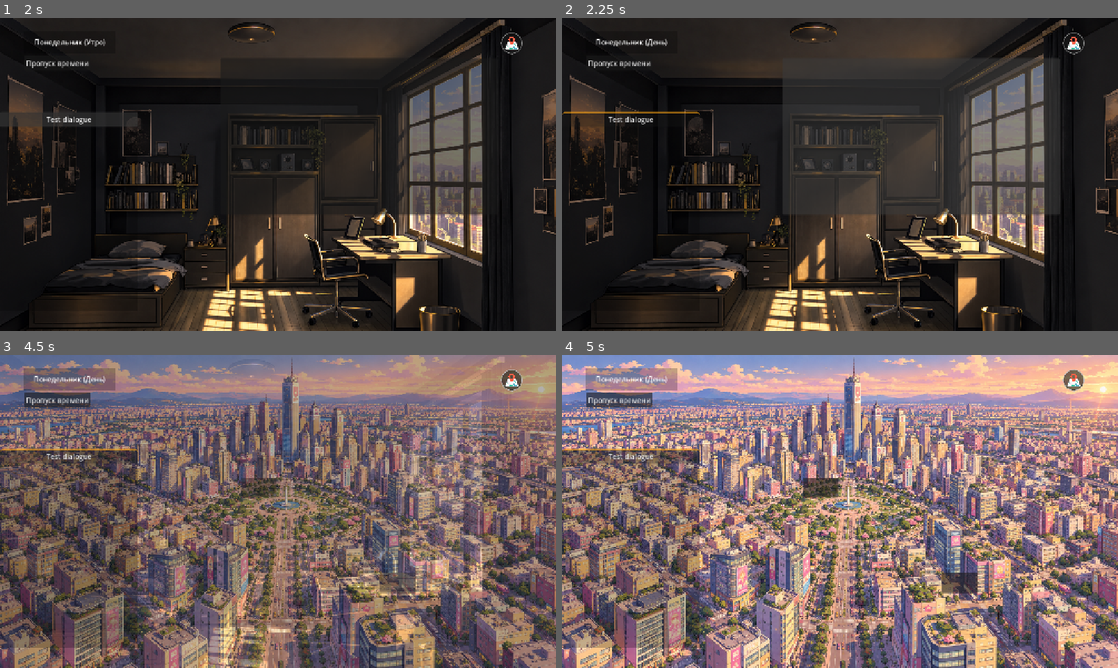
Above: before the commit, frames 1-4 (two rows, left to right).
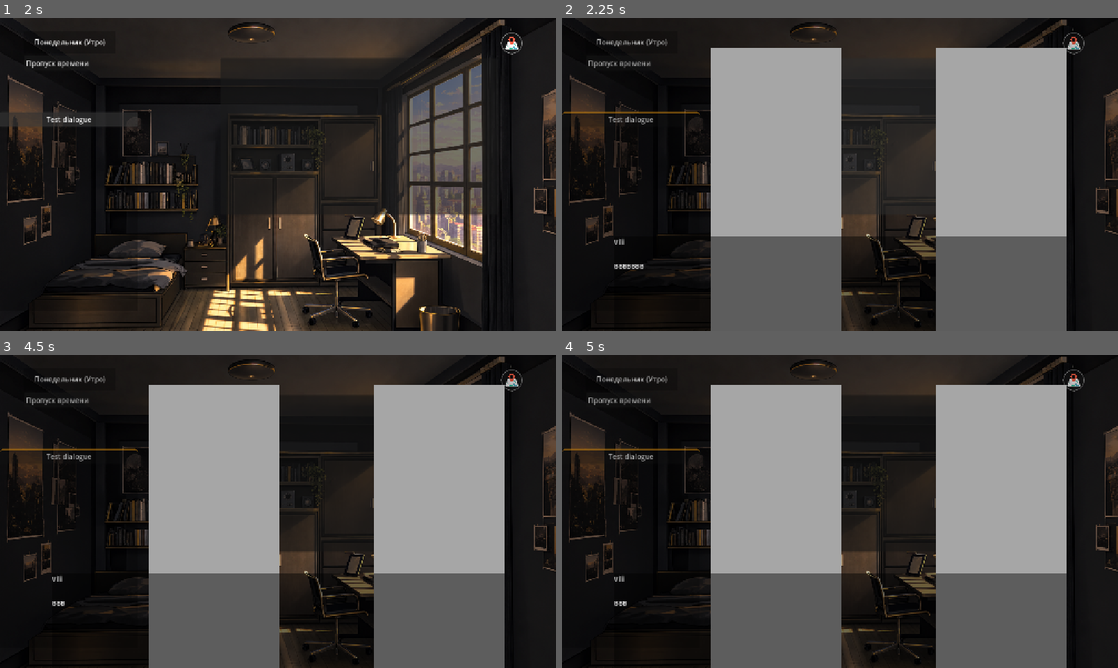
Above: after the commit, the same moments.

Repository: GoodGoos/HeroTown
Game: Godot game, scene res://scenes/main_menu.tscn
Two runs of this game, one before a commit and one after it. Both use one fixed random seed, a clock stepped at 60 frames per second and the inputs below.
Inputs (mouse positions are in pixels of both pictures, inside the frame that each line leads up to):
- Up to frame 1 (2 s): click "New Game" at 0.5 s; click "Test dialogue" at 1.25 s
- Up to frame 2 (2.25 s): click (923, 136) at 2 s
- Up to frame 3 (4.5 s): click (278, 511) at 2.77 s; click (278, 511) at 3.52 s; click (511, 380) at 4.25 s
- Up to frame 4 (5 s): no input

Frame 1 is identical in both runs. In frame 2, 48% of the frame differs, in the area x 0-100%, y 0-100%; in frame 3, 96%; in frame 4, 97%.

Commit message:
Bug fixes 1,1. An initial version of the dialogues and their parsing has been added.

Diff:
--- a/project.godot
+++ b/project.godot
@@ -27,6 +27,7 @@
 TriggerManager="*uid://corr0t14qrbsp"
 TriggerRegistry="*uid://jr12n43nx63t"
 DialogueRegistry="*uid://b0gxdryo0kwg8"
+DialogueUI="*uid://7gojevkj5gcv"
 
 [display]
 
--- a/scenes/dialogue_ui.tscn
+++ b/scenes/dialogue_ui.tscn
@@ -39,25 +39,29 @@
 corner_radius_bottom_left = 3
 corner_detail = 5
 
-[node name="DialogueUi" type="Control" unique_id=661653825]
+[node name="DialogueUi" type="CanvasLayer" unique_id=1352935379]
+layer = 20
+script = ExtResource("1_dwk8m")
+
+[node name="Root" type="Control" parent="." unique_id=753431031]
+visible = false
 layout_mode = 3
 anchors_preset = 15
 anchor_right = 1.0
 anchor_bottom = 1.0
 grow_horizontal = 2
 grow_vertical = 2
-script = ExtResource("1_dwk8m")
 
-[node name="Background" type="ColorRect" parent="." unique_id=1912227814]
+[node name="Background" type="ColorRect" parent="Root" unique_id=1912227814]
 layout_mode = 1
 anchors_preset = 15
 anchor_right = 1.0
 anchor_bottom = 1.0
 grow_horizontal = 2
 grow_vertical = 2
-color = Color(0, 0, 0, 0.2)
+color = Color(0, 0, 0, 0.2509804)
 
-[node name="Characters" type="Control" parent="." unique_id=659923818]
+[node name="Characters" type="Control" parent="Root" unique_id=659923818]
 layout_mode = 1
 anchors_preset = 7
 anchor_left = 0.5
@@ -71,7 +75,7 @@
 grow_vertical = 0
 script = ExtResource("2_6q285")
 
-[node name="DialoguePanel" type="ColorRect" parent="." unique_id=1335568400]
+[node name="DialoguePanel" type="ColorRect" parent="Root" unique_id=1335568400]
 layout_mode = 1
 anchors_preset = 7
 anchor_left = 0.5
@@ -85,12 +89,12 @@
 grow_vertical = 0
 color = Color(0, 0, 0, 0.43529412)
 
-[node name="SpeakerName" type="Label" parent="DialoguePanel" unique_id=1475852104]
+[node name="SpeakerName" type="Label" parent="Root/DialoguePanel" unique_id=1475852104]
 layout_mode = 0
 offset_right = 178.5
 offset_bottom = 54.0
 
-[node name="DialogueText" type="Label" parent="DialoguePanel" unique_id=1698894486]
+[node name="DialogueText" type="Label" parent="Root/DialoguePanel" unique_id=1698894486]
 layout_mode = 1
 anchors_preset = 12
 anchor_top = 1.0
@@ -100,7 +104,7 @@
 grow_horizontal = 2
 grow_vertical = 0
 
-[node name="ContinueButton" type="Button" parent="." unique_id=65650788]
+[node name="ContinueButton" type="Button" parent="Root" unique_id=65650788]
 layout_mode = 1
 anchors_preset = 15
 anchor_right = 1.0
--- a/scripts/context/game_context.gd
+++ b/scripts/context/game_context.gd
@@ -18,7 +18,7 @@
 var event_data: Dictionary = {}
 
 # UI диалогов, который может использовать действие.
-var dialogue_ui: Control = null
+var dialogue_ui = null
 
 func _init(
 	data: GameData,
--- a/scripts/dialogue/dialogue_parser_test.gd
+++ /dev/null
@@ -1,45 +0,0 @@
-extends Node
-
-
-var player: DialoguePlayer
-
-
-# func _ready() -> void:
-	var dialogue := DialogueRegistry.get_dialogue("first_meeting_airi")
-
-	if dialogue == null:
-		push_error("Диалог first_meeting_airi не найден.")
-		return
-
-	print("=== Dialogue Player Test ===")
-
-	player = DialoguePlayer.new()
-
-	player.line_started.connect(_on_line_started)
-	player.command_requested.connect(_on_command_requested)
-	player.dialogue_finished.connect(_on_dialogue_finished)
-
-	player.play(dialogue)
-
-func _on_line_started(line: DialogueLine) -> void:
-	print(
-		"LINE STARTED: ",
-		line.character_id,
-		" [",
-		line.presentation_id,
-		"] | ",
-		line.text
-	)
-
-
-func _on_command_requested(command: DialogueCommand) -> void:
-	print(
-		"COMMAND: ",
-		command.command,
-		" | ARGUMENTS: ",
-		command.arguments
-	)
-
-
-func _on_dialogue_finished() -> void:
-	print("DIALOGUE FINISHED")
--- a/scripts/dialogue_ui.gd
+++ b/scripts/dialogue_ui.gd
@@ -1,14 +1,15 @@
-extends Control
+extends CanvasLayer
 
 
 signal dialogue_finished()
 
 
-@onready var speaker_name: Label = $DialoguePanel/SpeakerName
-@onready var dialogue_text: Label = $DialoguePanel/DialogueText
-@onready var continue_button: Button = $ContinueButton
+@onready var speaker_name: Label = $Root/DialoguePanel/SpeakerName
+@onready var dialogue_text: Label = $Root/DialoguePanel/DialogueText
+@onready var continue_button: Button = $Root/ContinueButton
 
-@onready var character_layer: DialogueCharacterLayer = $Characters
+@onready var character_layer: DialogueCharacterLayer = $Root/Characters
+@onready var root: Control = $Root
 
 var player: DialoguePlayer = null
 
@@ -18,10 +19,10 @@
 	GameManager.game_loaded.connect(_on_game_loaded)
 
 	# Временный запуск для проверки DialogueUI.
-	var dialogue := DialogueRegistry.get_dialogue("first_meeting_airi")
+	#var dialogue := DialogueRegistry.get_dialogue("first_meeting_airi")
 
-	if dialogue != null:
-		start_dialogue(dialogue)
+	#if dialogue != null:
+	#	start_dialogue(dialogue)
 
 
 func start_dialogue(
@@ -50,7 +51,7 @@
 	player.dialogue_finished.connect(_on_dialogue_finished)
 
 
-	visible = true
+	root.visible = true
 	player.play(definition, start_index)
 	if restore_character_state:
 		restore_dialogue_character_state()
@@ -101,7 +102,7 @@
 
 func _on_dialogue_finished() -> void:
 	player = null
-	visible = false
+	root.visible = false
 
 	GameManager.data.active_dialogue_id = ""
 	GameManager.data.active_dialogue_index = 0
--- a/scripts/player_room.gd
+++ b/scripts/player_room.gd
@@ -1,8 +1,6 @@
 extends Control
 
 @onready var background: TextureRect = $TextureRect
-
-@onready var dialogue_ui: Control = $DialogueUI
 
 const DAY_TEXTURE = preload("res://assets/image/Background/player_room_v2_day.png")
 const NIGHT_TEXTURE = preload("res://assets/image/Background/player_room_v2_night.jpg")
@@ -45,4 +43,7 @@
 		trigger
 	)
 
+	# Передаём глобальный DialogueUI в контекст события.
+	context.dialogue_ui = DialogueUI
+
 	TriggerManager.try_execute(trigger, context)
--- a/scripts/resources/actions/dialogue_action.gd
+++ b/scripts/resources/actions/dialogue_action.gd
@@ -1,9 +1,7 @@
 class_name dialogue_action
 extends game_action
 
-
 @export var dialogue_id: String = ""
-
 
 func execute(context: game_context) -> bool:
 	if context == null or context.dialogue_ui == null:
--- a/scripts/resources/triggers/test_dialogue_chain.tres
+++ b/scripts/resources/triggers/test_dialogue_chain.tres
@@ -2,13 +2,8 @@
 
 [ext_resource type="Script" uid="uid://b1526iogbnwl6" path="res://scripts/resources/game_action.gd" id="1_imxqf"]
 [ext_resource type="Script" uid="uid://dbi8n35idlxus" path="res://scripts/resources/game_condition.gd" id="2_kutk2"]
-[ext_resource type="Script" uid="uid://yrak4352whe3" path="res://scripts/resources/actions/advance_time_action.gd" id="2_nca7k"]
 [ext_resource type="Script" uid="uid://db800p6jnl11i" path="res://scripts/resources/actions/dialogue_action.gd" id="3_lbolk"]
 [ext_resource type="Script" uid="uid://djlihn0rynlv5" path="res://scripts/resources/trigger_definition.gd" id="3_nca7k"]
-
-[sub_resource type="Resource" id="Resource_lbolk"]
-script = ExtResource("2_nca7k")
-metadata/_custom_type_script = "uid://yrak4352whe3"
 
 [sub_resource type="Resource" id="Resource_0gqoa"]
 script = ExtResource("3_lbolk")
@@ -19,5 +14,6 @@
 script = ExtResource("3_nca7k")
 id = "test_dialogue_chain"
 display_name = "Test dialogue"
-actions = Array[ExtResource("1_imxqf")]([SubResource("Resource_lbolk"), SubResource("Resource_0gqoa")])
+repeatable = true
+actions = Array[ExtResource("1_imxqf")]([SubResource("Resource_0gqoa")])
 metadata/_custom_type_script = "uid://djlihn0rynlv5"
Not shown, removed: scripts/dialogue/dialogue_parser_test.gd.uid
